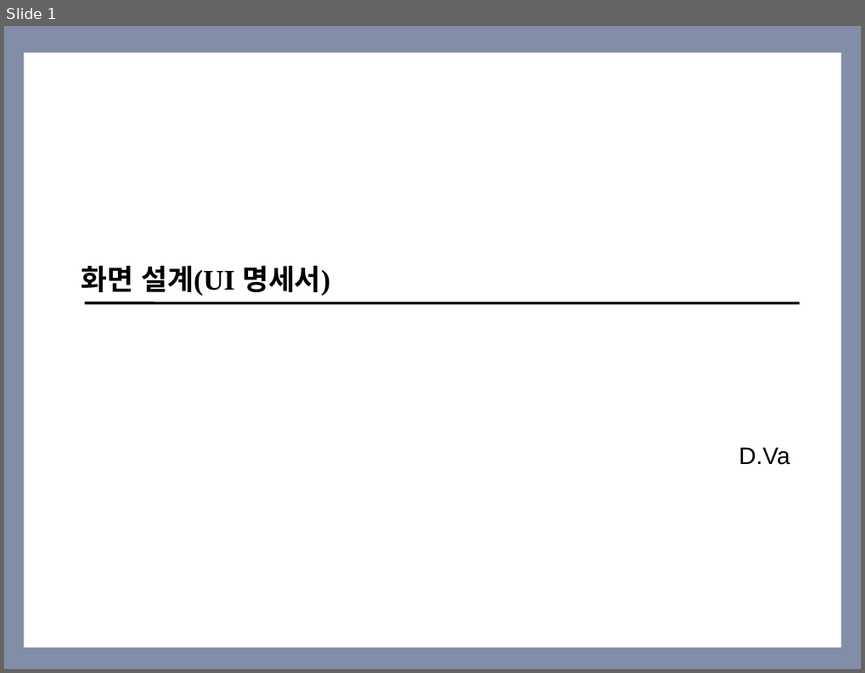
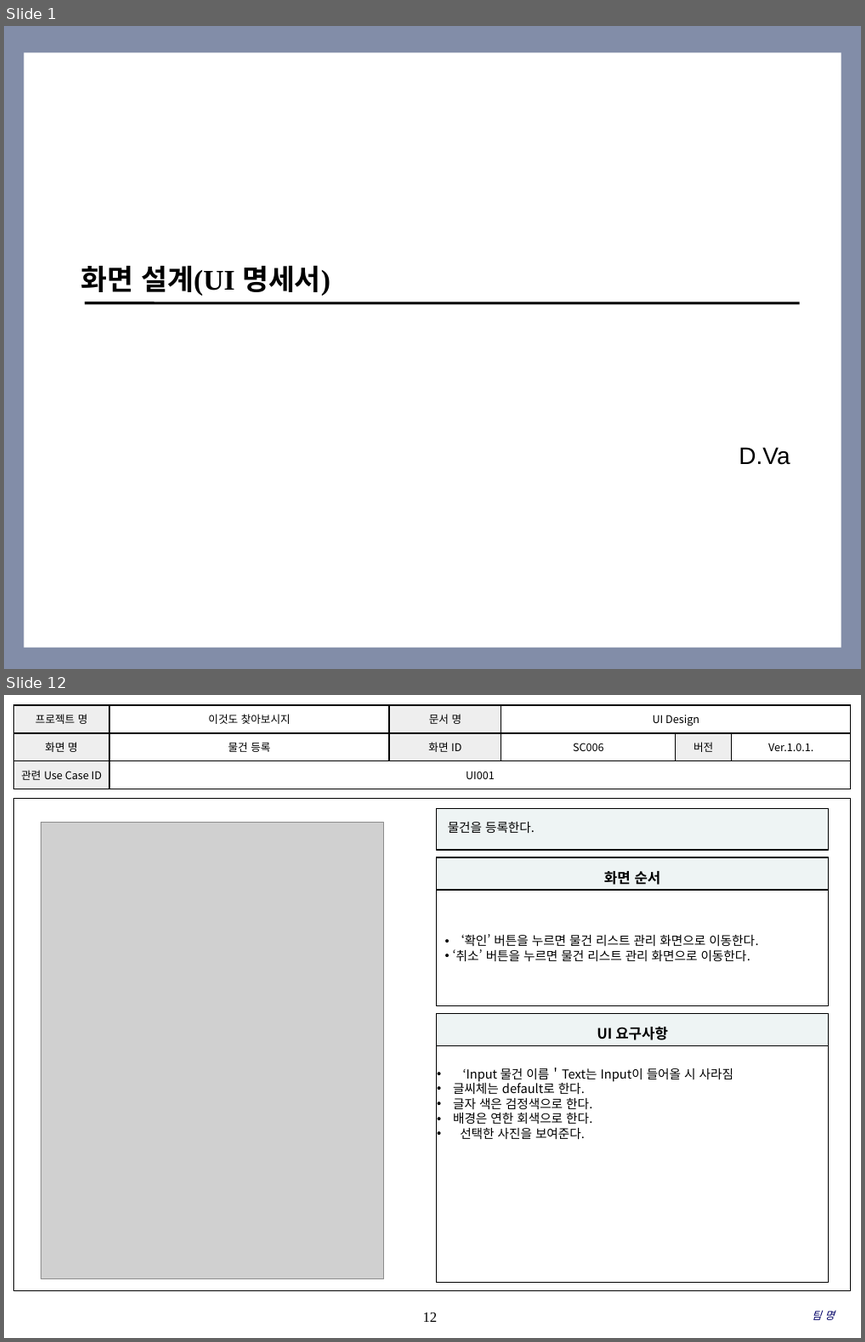
Before and after one commit to SMU-SE-Admin/2018_Capstone_D.VA_Doc, a slide deck: 03 설계/UI Design.pptx. Shown one above the other, each under a label of ours: slide 1 before the commit, slides 1 and 12 after it; the slides between them are not shown. The pictures are 865x673 and 865x1342 pixels, drawn with LibreOffice and Linux fonts; fonts in the diff are those of the drawing; grey boxes stand for pictures; background and template pictures are left out. Boxes give left, top, right and bottom in pixels: in the first picture for what was removed or moved away, otherwise in the second. Text is boxed around its words. In the diff, an @@ line names an element or a change of style, - is before the commit and + after.

```diff
--- a/03 설계/UI Design.pptx
+++ b/03 설계/UI Design.pptx
@@ slide 12 added at [4,695,861,1338], background #FFFFFF @@
@@ table added at [13,705,850,789], 3 rows, 6 columns @@
+프로젝트 명 | 이것도 찾아보시지 | 문서 명 | UI Design |  | 
+화면 명 | 물건 등록 | 화면 ID | SC006 | 버전 | Ver.1.0.1.
+관련 Use Case ID | UI001 |  |  |  | 
@@ rectangle added at [13,798,851,1291], outline #000000 0.75 pt @@
@@ rectangle added at [437,808,829,849], fill #EEF4F4, outline #000000 1 pt, 10.5 pt, text #000000 @@
+물건을 등록한다.
@@ picture added at [41,823,384,1278] @@
@@ rectangle added at [437,857,829,890], fill #EEF4F4, outline #000000 1 pt, 12 pt, text #000000, bold @@
+화면 순서
@@ rectangle added at [437,890,829,1005], fill #FFFFFF, outline #000000 1 pt, 10.5 pt, text #000000 @@
+• ‘확인’ 버튼을 누르면 물건 리스트 관리 화면으로 이동한다.
+• ‘취소’ 버튼을 누르면 물건 리스트 관리 화면으로 이동한다.
@@ rectangle added at [437,1013,829,1045], fill #EEF4F4, outline #000000 1 pt, 12 pt, text #000000, bold @@
+UI 요구사항
@@ rectangle added at [437,1045,829,1281], fill #FFFFFF, outline #000000 1 pt @@
@@ text added at [453,1067,733,1139], 10.5 pt, text #000000 @@
+• ‘Input 물건 이름＇Text는 Input이 들어올 시 사라짐
+• 글씨체는 default로 한다.
+• 글자 색은 검정색으로 한다.
+• 배경은 연한 회색으로 한다.
+• 선택한 사진을 보여준다.
@@ page number added at [423,1312,438,1321], 12 pt, text #000000 @@
+12
@@ text added at [812,1310,834,1320], 9 pt, text #000066, italic @@
+팀 명
```
Also in this commit, not shown: 5 slides changed, 12 other slides added, 2 slides removed, 29 other files.
